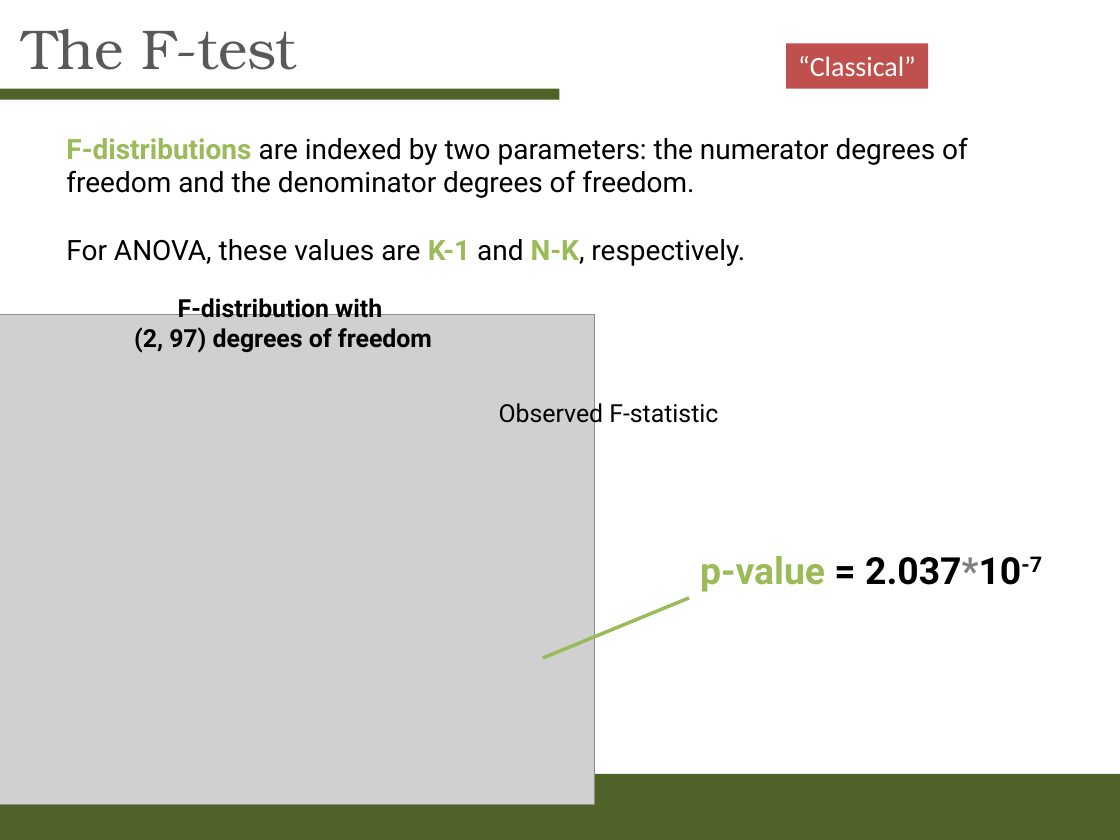
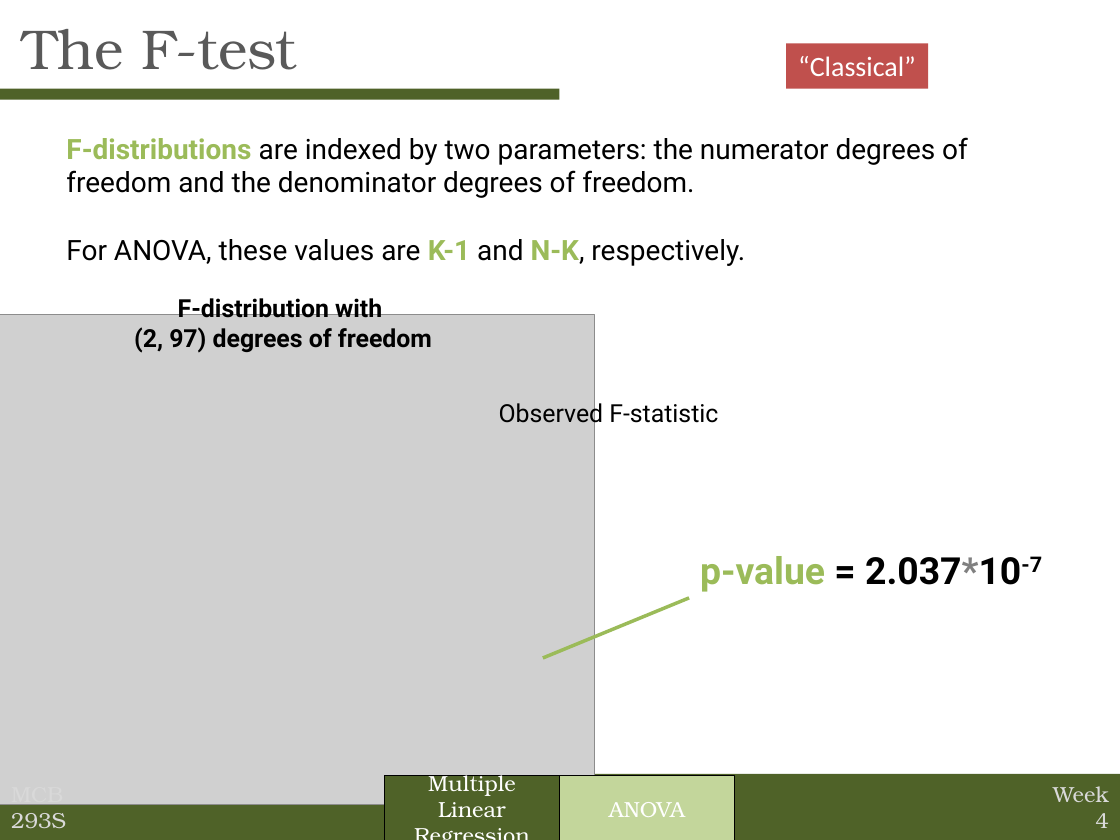
Before and after one commit to kstreet13/mcb293s, a slide deck: slide 13 of Week-4/Week4slides.pptx. Drawn at 1120x840 pixels with LibreOffice and Linux fonts; fonts in the diff are those of the drawing; grey boxes stand for pictures. Boxes give left, top, right and bottom in pixels: in the first picture for what was removed or moved away, otherwise in the second. Text is boxed around its words. In the diff, an @@ line names an element or a change of style, - is before the commit and + after.

Commit message:
added bottom bar to Week 4 slides

```diff
--- a/Week-4/Week4slides.pptx
+++ b/Week-4/Week4slides.pptx
@@ rectangle added at (x1=384, y1=776, x2=559, y2=840), fill #4F6228, outline #000000 0.75 pt, 14 pt, text #FFFFFF @@
+Multiple Linear Regression
@@ rectangle added at (x1=560, y1=776, x2=735, y2=840), fill #C3D69B, outline #000000 0.75 pt, 14 pt, text #FFFFFF @@
+ANOVA
@@ text added at (x1=11, y1=804, x2=66, y2=829), 14 pt, text #D9D9D9 @@
+MCB 293S
@@ text added at (x1=1053, y1=786, x2=1109, y2=828), 14 pt, text #D9D9D9 @@
+Week 4
```
Also in this commit, not shown: 12 other slides changed.
